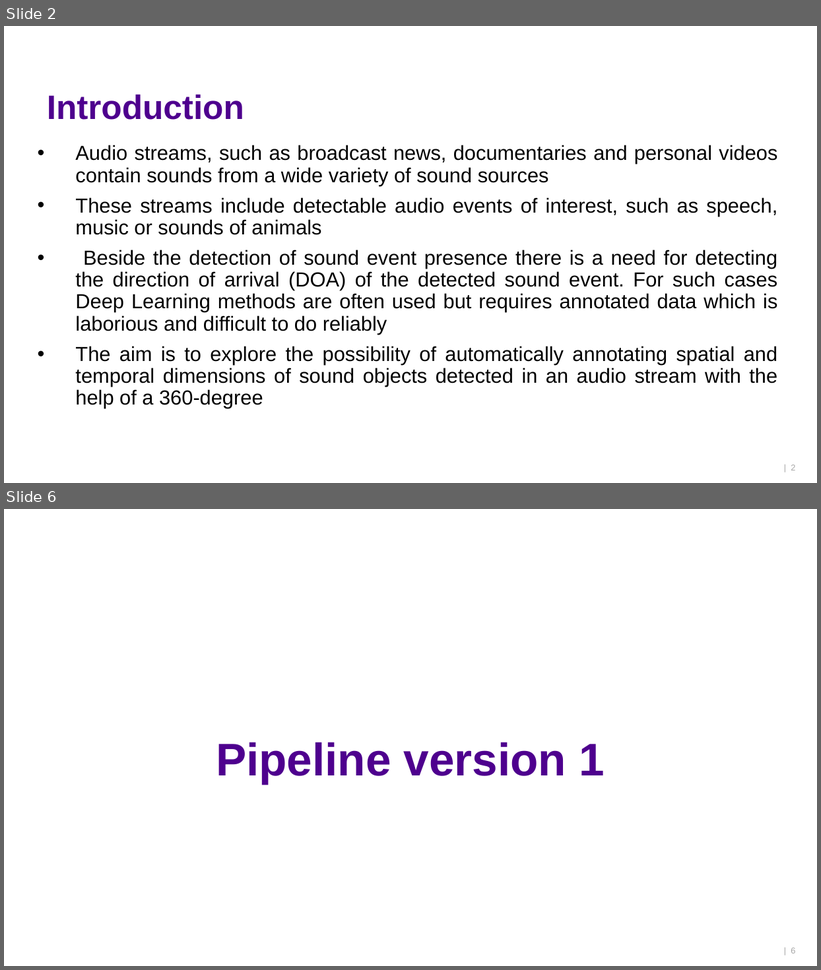
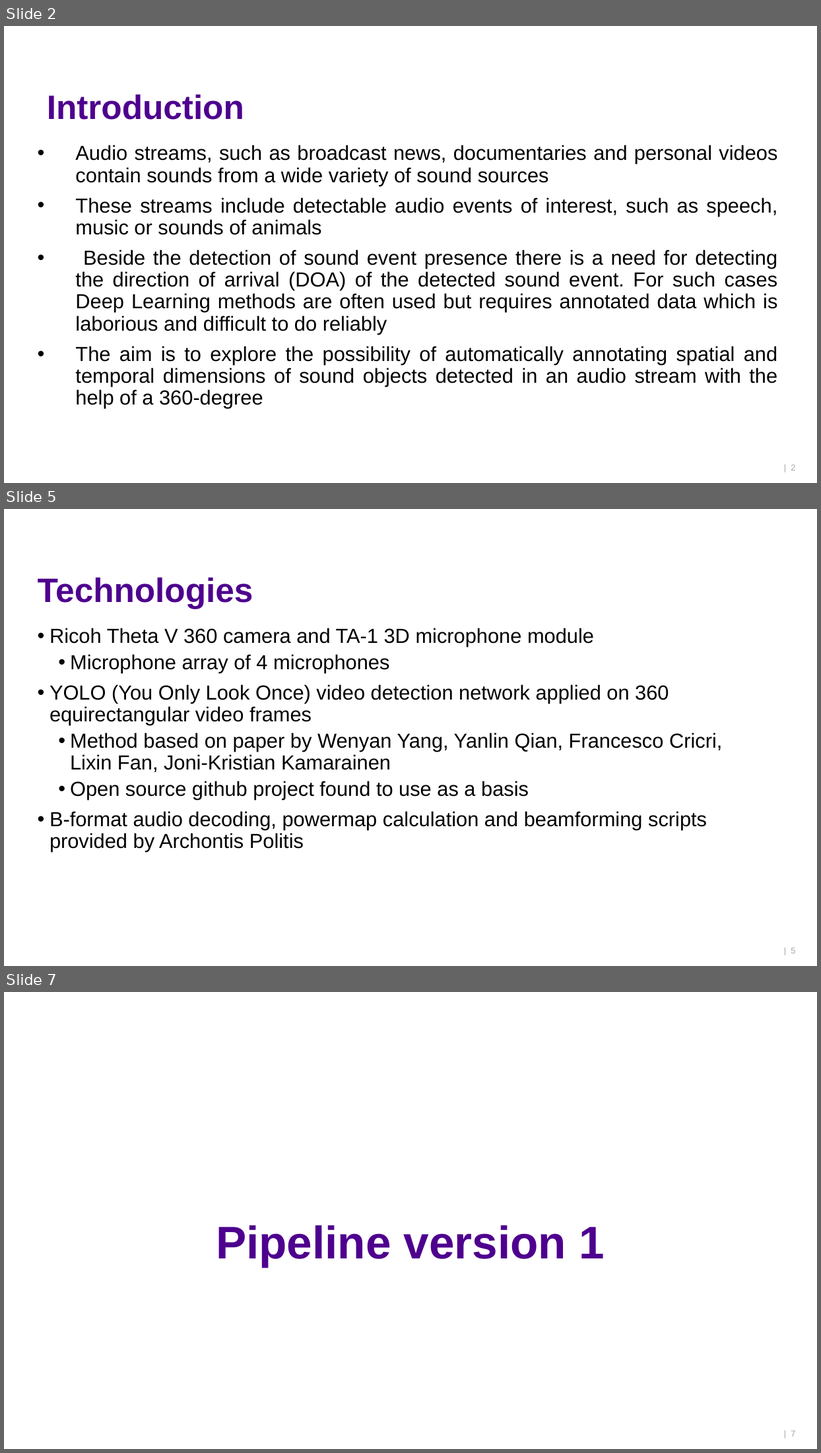
Before and after one commit to ktlhtn/AutoSTAnnot, a slide deck: Power point files/Final presentation.pptx. Shown one above the other, each under a label of ours: slides 2 and 6 before the commit, slides 2, 5 and 7 after it; the slides between them are not shown. The pictures are 821x970 and 821x1453 pixels, drawn with LibreOffice and Linux fonts; fonts in the diff are those of the drawing; background and template pictures are left out. Boxes give left, top, right and bottom in pixels: in the first picture for what was removed or moved away, otherwise in the second. Text is boxed around its words. In the diff, an @@ line names an element or a change of style, - is before the commit and + after.

```diff
--- a/Power point files/Final presentation.pptx
+++ b/Power point files/Final presentation.pptx
@@ slide 5 added at (4, 509, 817, 966), background #FFFFFF @@
@@ title added at (38, 577, 253, 609), 40 pt, text #4E008E, bold @@
+Technologies
@@ text added at (50, 628, 722, 852), 24 pt, text #000000 @@
+• Ricoh Theta V 360 camera and TA-1 3D microphone module
+  • Microphone array of 4 microphones
+• YOLO (You Only Look Once) video detection network applied on 360 equirectangular video frames
+  • Method based on paper by Wenyan Yang, Yanlin Qian, Francesco Cricri, Lixin Fan, Joni-Kristian Kamarainen
+  • Open source github project found to use as a basis
+• B-format audio decoding, powermap calculation and beamforming scripts provided by Archontis Politis
@@ page number added at (791, 948, 795, 954), 10 pt, text #A6A6A6 @@
+| 5
@@ what was slide 6 is now slide 7 @@
@@ page number at (791, 1431, 795, 1437): text changed @@
-| 6
+| 7
```
Also in this commit, not shown: 8 slides changed, 5 other slides added, 3 slides removed.
